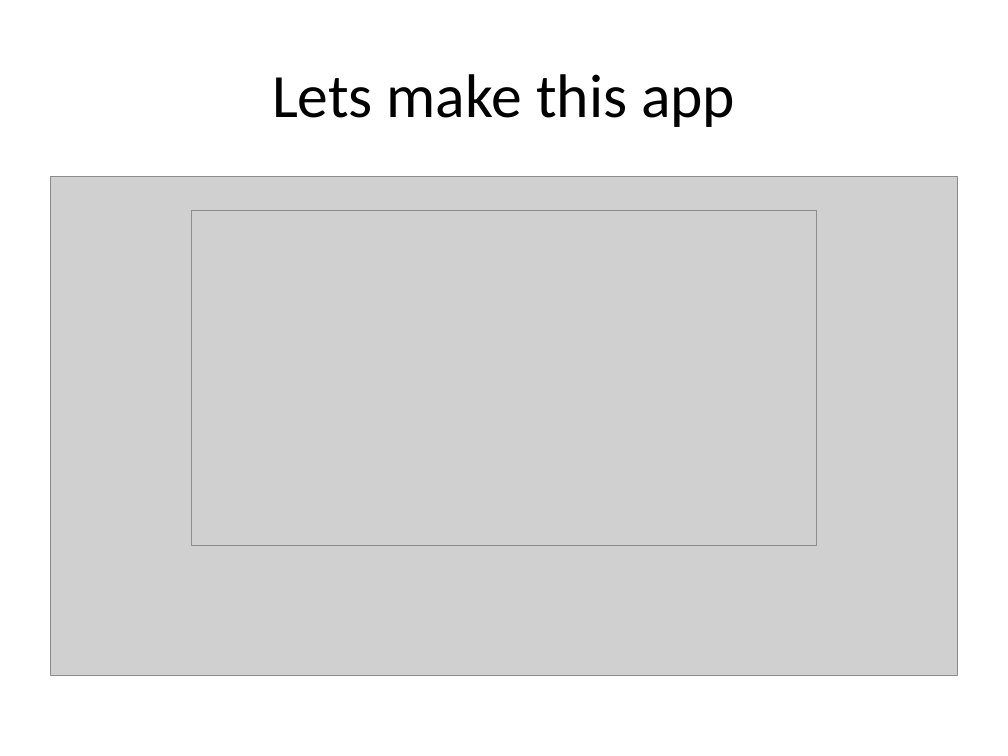
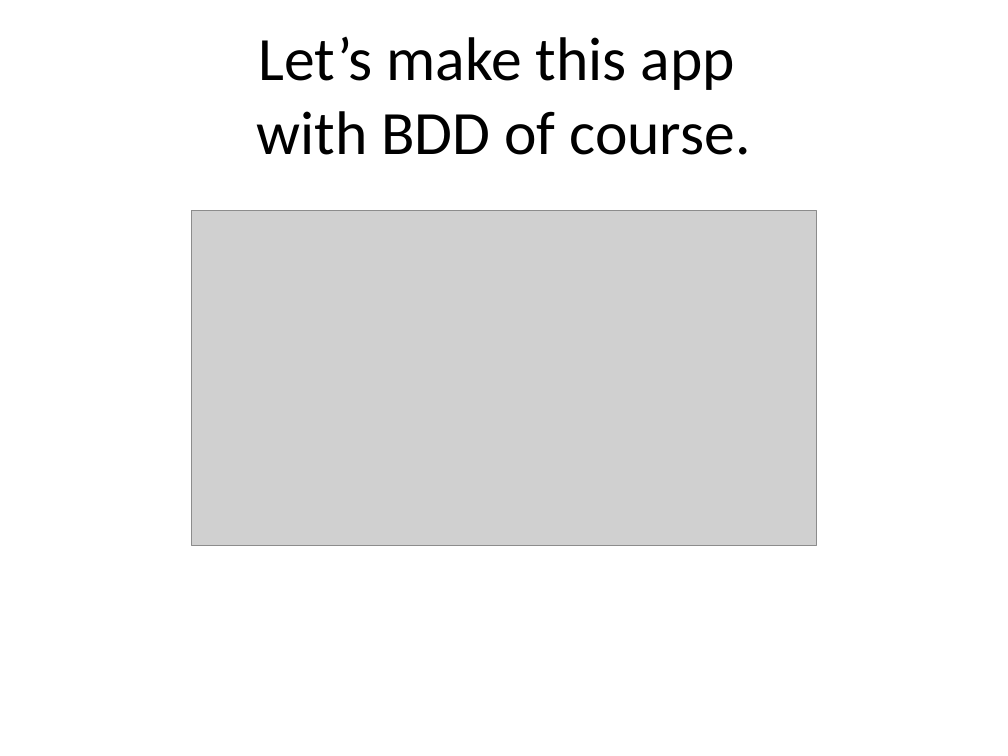
Before and after one commit to ov0364/xp2014_todos, a slide deck: slide 3 of Storyboarding meets BDD.ppt (slide 2 before the commit). Drawn at 1008x756 pixels with LibreOffice and Linux fonts; fonts in the diff are those of the drawing; grey boxes stand for pictures. Boxes give left, top, right and bottom in pixels: in the first picture for what was removed or moved away, otherwise in the second. Text is boxed around its words. In the diff, an @@ line names an element or a change of style, - is before the commit and + after.

Commit message:
improve slides

```diff
--- a/Storyboarding meets BDD.ppt
+++ b/Storyboarding meets BDD.ppt
@@ title at (x1=256, y1=37, x2=751, y2=155): text changed @@
-Lets make this app
+Let’s make this app
+with BDD of course.
@@ picture removed at (x1=50, y1=176, x2=958, y2=675) @@
```
Also in this commit, not shown: 8 other slides changed, 6 slides added, 1 slide removed, 10 other files.
